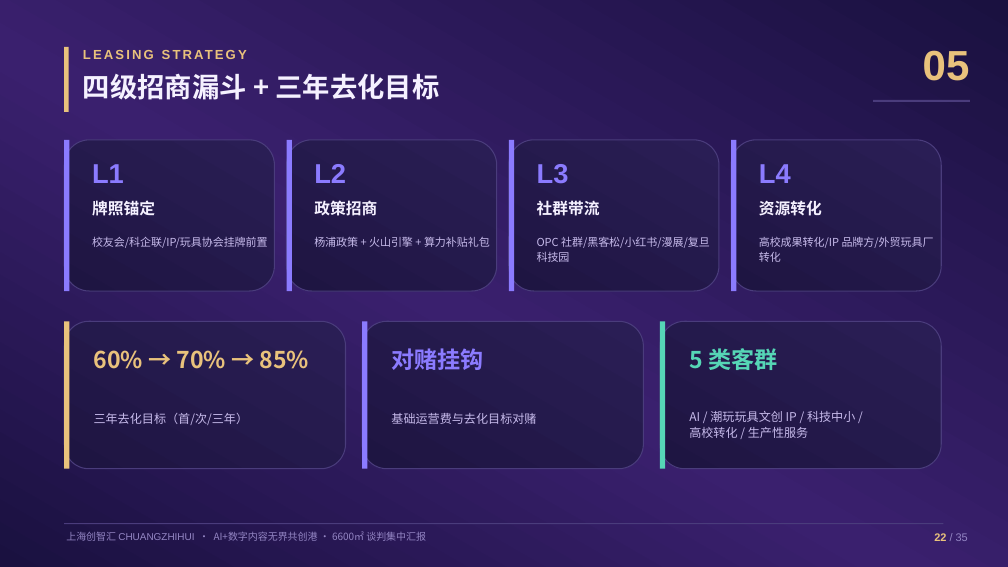
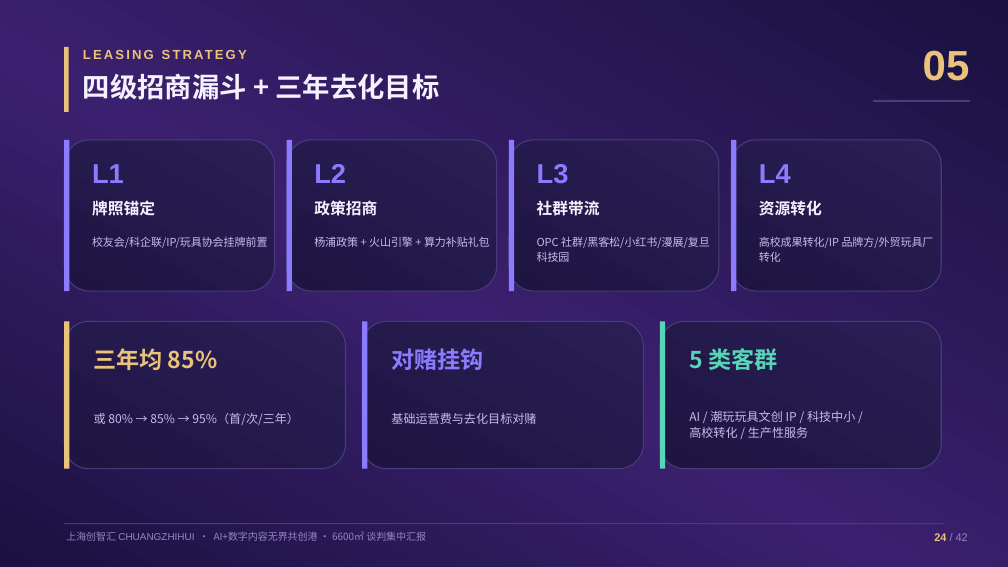
Before and after one commit to hujigang2010-maker/AIDEN, a slide deck: slide 24 of proposal/chuangzhihui-6600-proposal.pptx (slide 22 before the commit). Drawn at 1008x567 pixels with LibreOffice and Linux fonts; fonts in the diff are those of the drawing. Boxes give left, top, right and bottom in pixels: in the first picture for what was removed or moved away, otherwise in the second. Text is boxed around its words. In the diff, an @@ line names an element or a change of style, - is before the commit and + after.

```diff
--- a/proposal/chuangzhihui-6600-proposal.pptx
+++ b/proposal/chuangzhihui-6600-proposal.pptx
@@ text at (x1=94, y1=348, x2=217, y2=370): text changed @@
-60% → 70% → 85%
+三年均 85%
@@ text at (x1=94, y1=413, x2=299, y2=425): text changed @@
-三年去化目标（首/次/三年）
+或 80% → 85% → 95%（首/次/三年）
@@ text at (x1=934, y1=533, x2=968, y2=541): text changed @@
-22 / 35
+24 / 42
```
Also in this commit, not shown: 32 other slides changed, 7 slides added, 5 other files.
